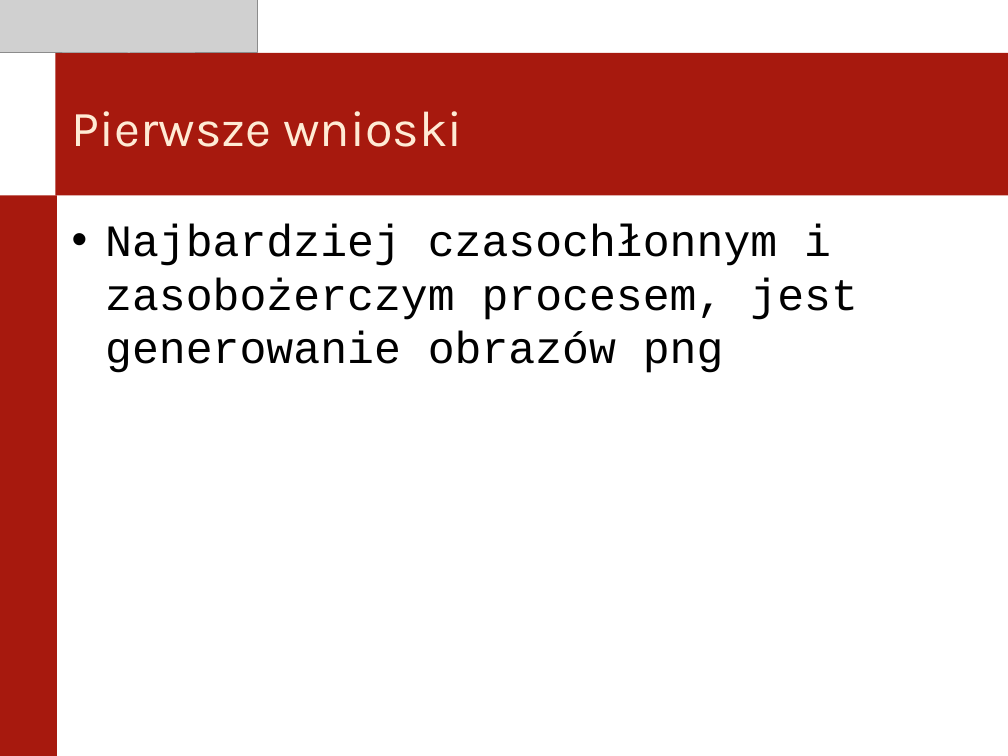
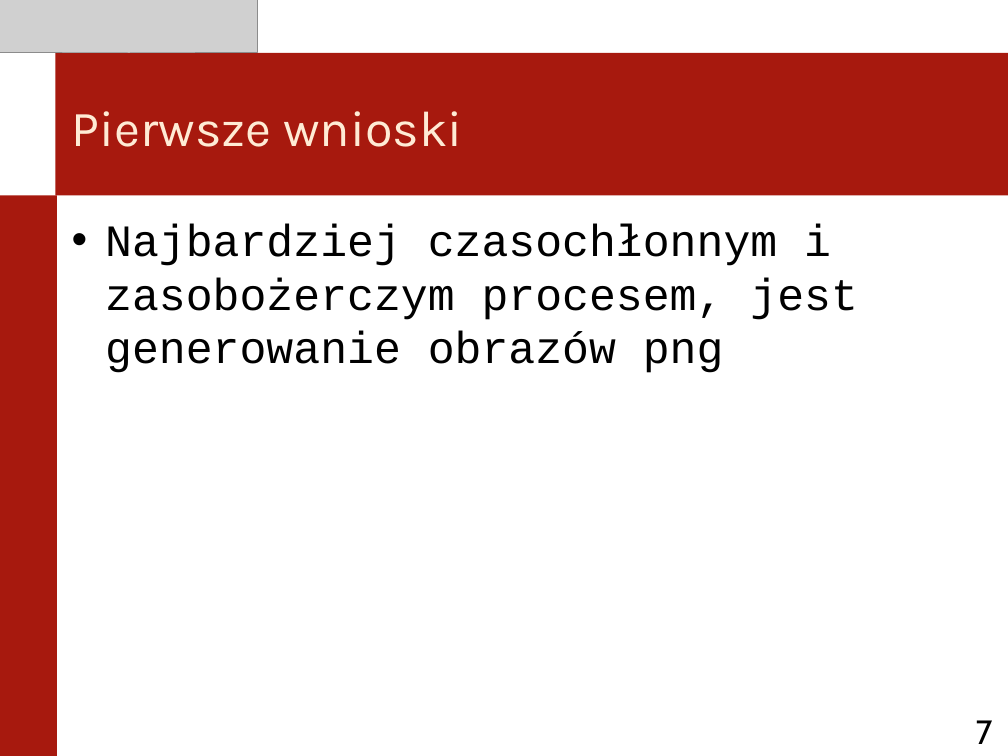
Before and after one commit to 225985/studia, a slide deck: slide 7 of doc/prototyp.ppt. Drawn at 1008x756 pixels with LibreOffice and Linux fonts; fonts in the diff are those of the drawing; grey boxes stand for pictures. Boxes give left, top, right and bottom in pixels: in the first picture for what was removed or moved away, otherwise in the second. Text is boxed around its words. In the diff, an @@ line names an element or a change of style, - is before the commit and + after.

```diff
--- a/doc/prototyp.ppt
+++ b/doc/prototyp.ppt
@@ page number added at box(976, 720, 993, 744), 24 pt, text #000000 @@
+7
```
Also in this commit, not shown: 8 other slides changed, 1 other file.
